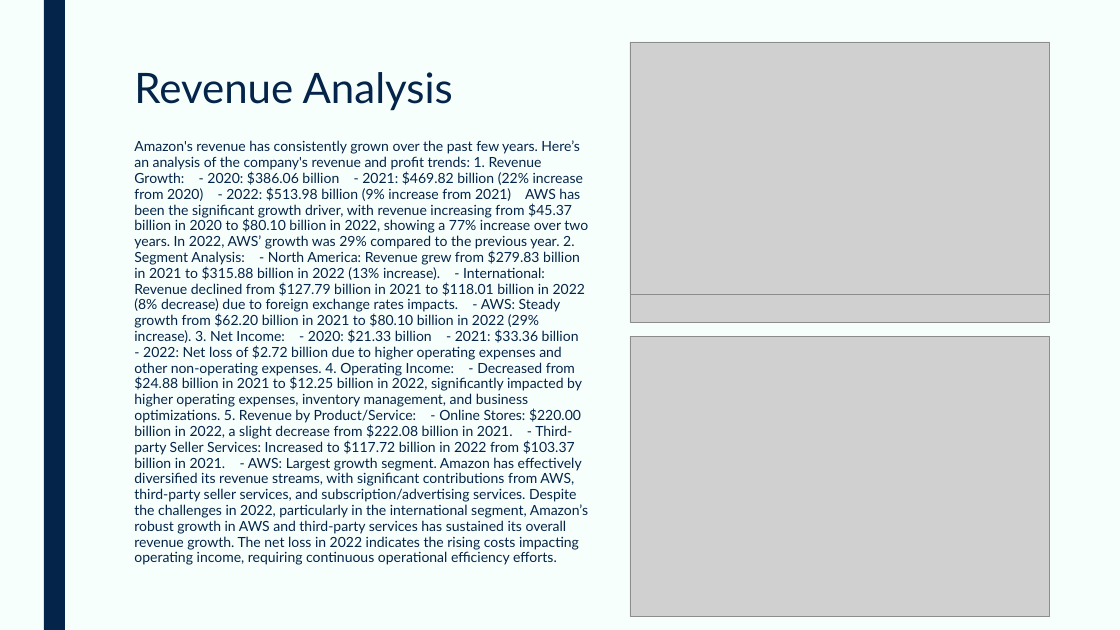
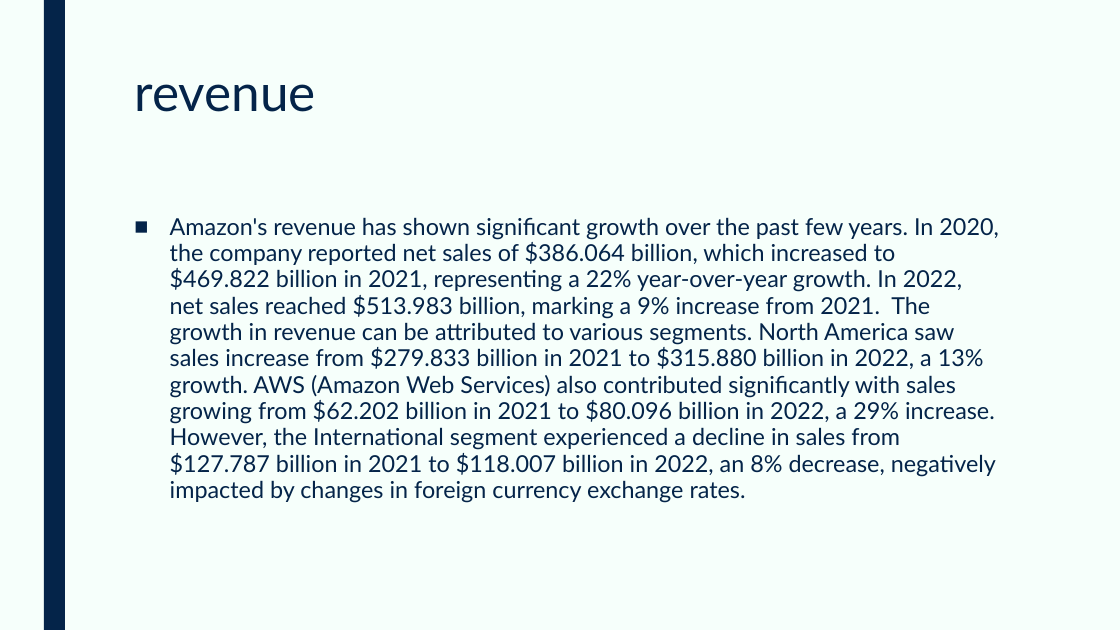
Before and after one commit to devangovind/AMUCLDISS, a slide deck: slide 3 of fastapi-backend/pres/output.pptx (slide 2 before the commit). Drawn at 1120x630 pixels with LibreOffice and Linux fonts; fonts in the diff are those of the drawing; grey boxes stand for pictures. Boxes give left, top, right and bottom in pixels: in the first picture for what was removed or moved away, otherwise in the second. Text is boxed around its words. In the diff, an @@ line names an element or a change of style, - is before the commit and + after.

```diff
--- a/fastapi-backend/pres/output.pptx
+++ b/fastapi-backend/pres/output.pptx
@@ picture removed at (630,42,1050,322) @@
@@ picture removed at (630,42,1050,294) @@
@@ title at (134,84,315,112): text changed; size 36 to 44 pt @@
-Revenue Analysis
+revenue
@@ text at (170,217,998,503): text changed; size 12 to 20 pt @@
-Amazon's revenue has consistently grown over the past few years. Here’s an analysis of the company's revenue and profit trends: 1. Revenue Growth: - 2020: $386.06 billion - 2021: $469.82 billion (22% increase from 2020) - 2022: $513.98 billion (9% increase from 2021) AWS has been the significant growth driver, with revenue increasing from $45.37 billion in 2020 to $80.10 billion in 2022, showing a 77% increase over two years. In 2022, AWS’ growth was 29% compared to the previous year. 2. Segment Analysis: - North America: Revenue grew from $279.83 billion in 2021 to $315.88 billion in 2022 (13% increase). - International: Revenue declined from $127.79 billion in 2021 to $118.01 billion in 2022 (8% decrease) due to foreign exchange rates impacts. - AWS: Steady growth from $62.20 billion in 2021 to $80.10 billion in 2022 (29% increase). 3. Net Income: - 2020: $21.33 billion - 2021: $33.36 billion - 2022: Net loss of $2.72 billion due to higher operating expenses and other non-operating expenses. 4. Operating Income: - Decreased from $24.88 billion in 2021 to $12.25 billion in 2022, significantly impacted by higher operating expenses, inventory management, and business optimizations. 5. Revenue by Product/Service: - Online Stores: $220.00 billion in 2022, a slight decrease from $222.08 billion in 2021. - Third-party Seller Services: Increased to $117.72 billion in 2022 from $103.37 billion in 2021. - AWS: Largest growth segment. Amazon has effectively diversified its revenue streams, with significant contributions from AWS, third-party seller services, and subscription/advertising services. Despite the challenges in 2022, particularly in the international segment, Amazon’s robust growth in AWS and third-party services has sustained its overall revenue growth. The net loss in 2022 indicates the rising costs impacting operating income, requiring continuous operational efficiency efforts.
+■ Amazon's revenue has shown significant growth over the past few years. In 2020, the company reported net sales of $386.064 billion, which increased to $469.822 billion in 2021, representing a 22% year-over-year growth. In 2022, net sales reached $513.983 billion, marking a 9% increase from 2021. The growth in revenue can be attributed to various segments. North America saw sales increase from $279.833 billion in 2021 to $315.880 billion in 2022, a 13% growth. AWS (Amazon Web Services) also contributed significantly with sales growing from $62.202 billion in 2021 to $80.096 billion in 2022, a 29% increase. However, the International segment experienced a decline in sales from $127.787 billion in 2021 to $118.007 billion in 2022, an 8% decrease, negatively impacted by changes in foreign currency exchange rates.
@@ picture removed at (630,336,1050,616) @@
```
Also in this commit, not shown: 2 other slides changed, 5 slides added, 2 slides removed, 5 other files.
